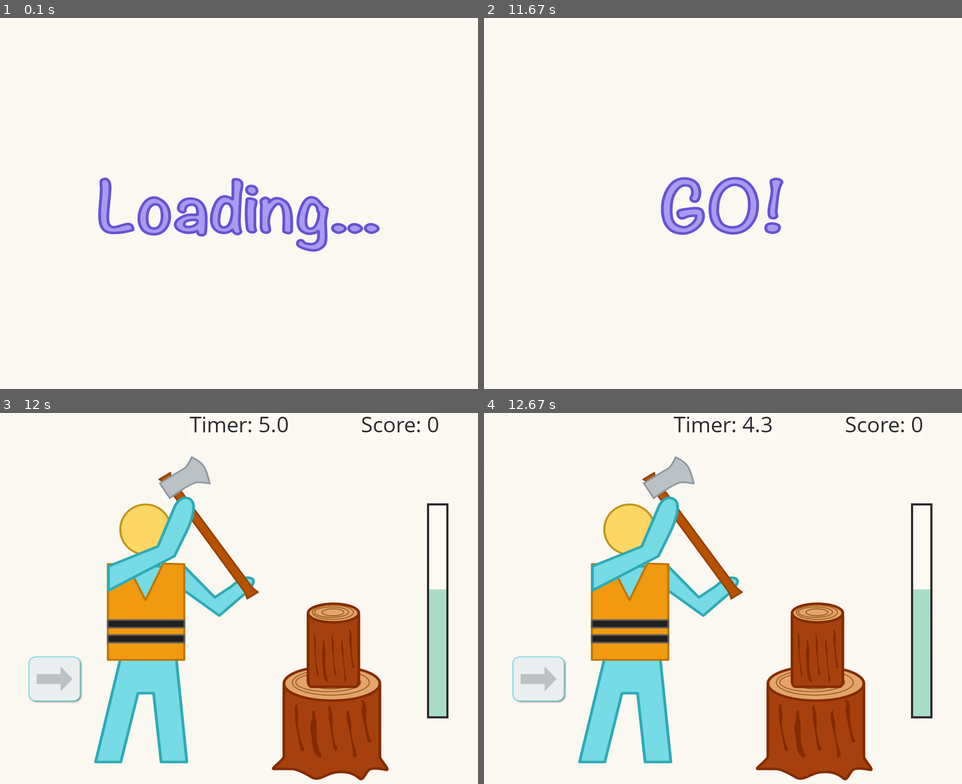
Above: before the commit, frames 1-4 (two rows, left to right).
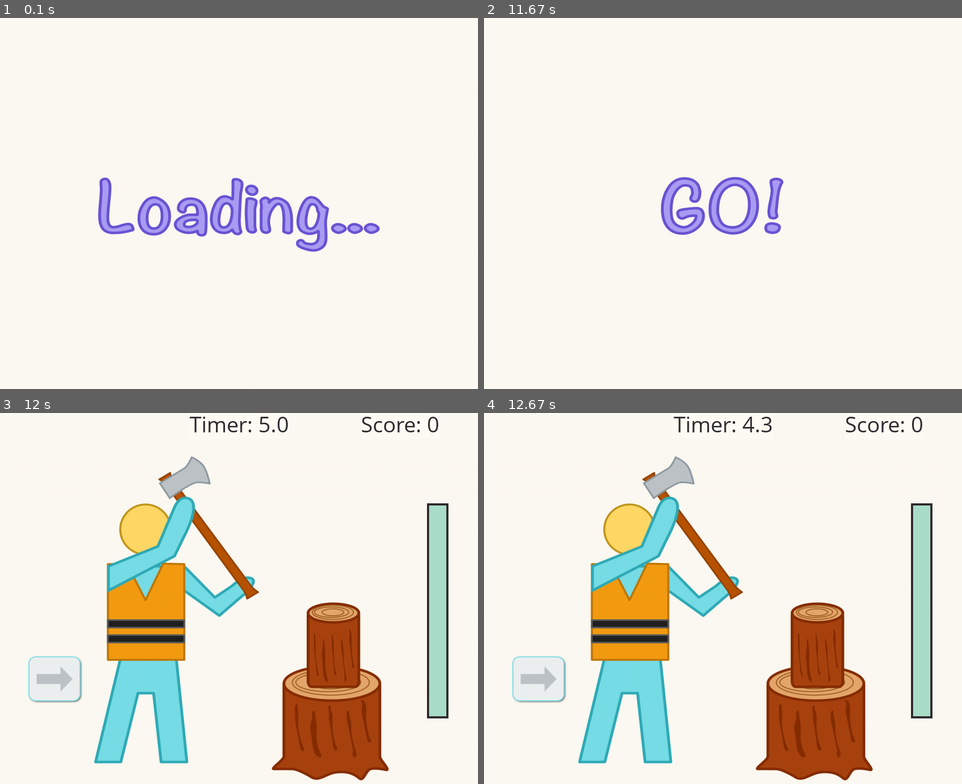
Above: after the commit, the same moments.

Repository: jwl-7/Stick-Bop
Game: pygame game, started from stick-bop.py
The game is run twice, just before and just after one commit, with the same random seed, the same clock (stepped at 60 frames per second) and the same inputs.
Inputs:
- Up to frame 1 (0.1 s): no input
- Up to frame 2 (11.67 s): tap Enter at 0.33, 8.63, 8.97 s; hold Left 3.4-3.87 s; hold Right 3.9-4.37 s; hold Right 4.4-4.87 s; hold Left 4.9-5.43 s; hold Left 5.47-5.87 s; hold Right 5.9-6.53 s; hold Left 6.57-7.03 s; hold Right 7.07-7.53 s; hold Right 7.57-8.03 s
- Up to frame 3 (12 s): no input
- Up to frame 4 (12.67 s): no input

Frames 1-2 are identical in both runs. In frame 3, 0.8% of the frame differs, in the area x 89-94%, y 24-48%; in frame 4, 0.8%.

Commit message:
fixed behavior of win glitch by fixing count

Diff:
--- a/stick-bop.py
+++ b/stick-bop.py
@@ -408,9 +408,11 @@
     def __init__(self):
         State.__init__(self)
         self.__dict__.update(settings)
-        self.next = random.choice(self.task_list)
+        #self.next = random.choice(self.task_list)
+        self.next = 'woodchopping'
 
     def startup(self):
+        self.count = 0
         self.left_pressed = False
         self.right_pressed = False
         self.right_was_pressed = False
